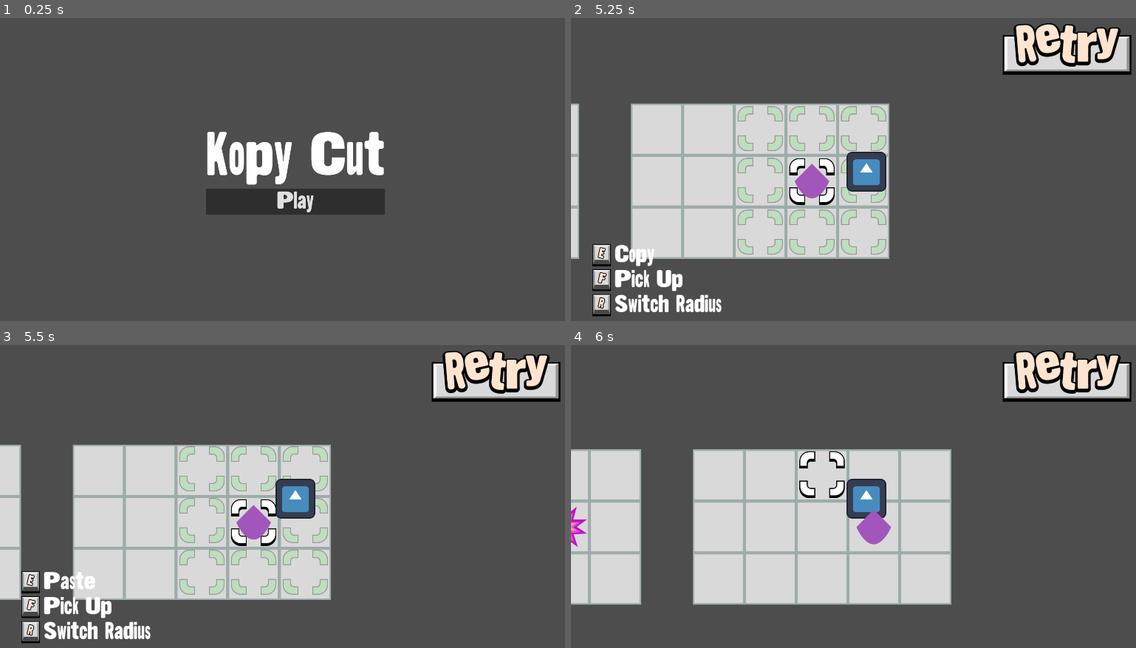
Above: before the commit, frames 1-4 (two rows, left to right).
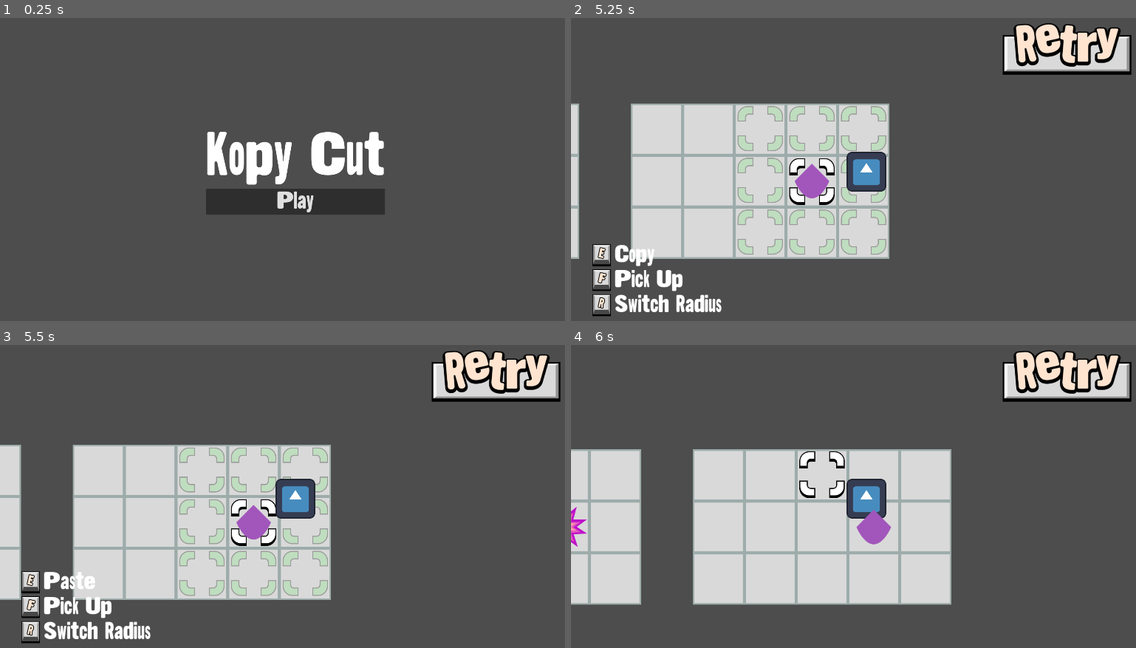
Above: after the commit, the same moments.

Repository: MRafliRasyiidin/kopycut
Game: Godot game, scene res://scenes/menu.tscn
Same seed, same stepped clock (60 frames per second), same inputs: the game is played once before the commit and once after it. The engine's default icon, where the game draws it, is replaced by a stand-in: a white triangle on a blue panel in a dark square.
Inputs (mouse positions are in pixels of both pictures, inside the frame that each line leads up to):
- Up to frame 1 (0.25 s): no input
- Up to frame 2 (5.25 s): click "Play" at 0.5 s; click (1068, 48) at 1.25 s; tap Enter at 2 s; hold D (move_right) 2.03-2.78 s; hold C (copy) 2.03-2.78 s; tap X (cut) at 2.3, 2.85 s; hold S (move_down) 2.78-3.53 s; tap V (paste) at 3.05 s; hold D (move_right) 3.53-4.28 s; hold V (paste) 3.53-4.28 s; tap F (pick) at 3.8, 4.35 s; hold W (move_up) 4.28-5.03 s; tap R (radius) at 4.55 s; hold A (move_left) from 5.03 s (still down); hold R (radius) from 5.03 s (still down)
- Up to frame 3 (5.5 s): keep holding A (move_left); keep holding R (radius); tap C (copy) at 5.3 s
- Up to frame 4 (6 s): keep holding A (move_left); release R (radius) at 5.78 s; tap C (copy) at 5.85 s

Frames 1-2 are identical in both runs. In frame 3, 1.1% of the frame differs, in the area x 31-59%, y 33-83%; in frame 4, nothing differs.

Commit message:
feat: cut function, adjusted pickup and paste functions to support both cut and copy moves

Diff:
--- a/scripts/player.gd
+++ b/scripts/player.gd
@@ -47,6 +47,11 @@
 	"pos": []
 }
 var saved:bool = false
+
+var cut_pending: bool = false
+var cut_tiles: Array[Vector2i] = []
+var preview_mode: String = "copy"
+var paste_mode: String = "copy"
 
 func _ready() -> void:
 
@@ -132,8 +137,8 @@
 		pickup()
 	if event.is_action_pressed("copy"):
 		copy()
-	#if event.is_action_pressed("cut"):
-		#cut()
+	if event.is_action_pressed("cut"):
+		cut()
 	if event.is_action_pressed("paste"):
 		paste()
 	if event.is_action_pressed("radius"):
@@ -188,6 +193,18 @@
 					print("PICKED: ", object_held)
 					pickables_layer.set_cell(coords, -1)
 					holding = true
+
+					# Execute the cut removal when picking up after cut
+					if cut_pending:
+						for layer: TileMapLayer in layers.values():
+							if layer.name == "pickables":
+								continue
+							for cell in cut_tiles:
+								layer.set_cell(cell, -1)
+						cut_pending = false
+						cut_tiles.clear()
+						# NOTE: Do NOT reset paste_mode here - it needs to stay "cut" for paste
+						print("Cut tiles removed")
 				else:
 					print("No tile found under player on 'pickables' layer.")
 					holding = false
@@ -198,6 +215,7 @@
 
 func _tooltip():
 	var coords: Vector2i = map.local_to_map(marker.global_position)
+	var player_tile: Vector2i = map.local_to_map(global_position)
 	var x = layers["pickables"].get_cell_source_id(coords)
 
 	update_disk_radius(coords)
@@ -205,7 +223,15 @@
 	if x != -1:
 		if show_tooltip:
 			show_tooltip = false
-			for r in disk_radius:
+
+			# Choose which tiles to preview based on mode
+			var preview_tiles: Array[Vector2i]
+			if preview_mode == "cut":
+				preview_tiles = get_opposite_tiles(player_tile, coords)
+			else:
+				preview_tiles.assign(disk_radius)  # Copy mode shows all 8 tiles
+
+			for r in preview_tiles:
 				var expand = preload("res://misc/expand.tscn").instantiate()
 				tooltip.add_child(expand)
 				expand.global_position = map.map_to_local(r)
@@ -228,6 +254,13 @@
 	if layers["pickables"].get_cell_source_id(coords) == -1:
 		print("No Quanta Disk found!")
 		return
+
+	# Reset cut state if switching to copy
+	cut_pending = false
+	cut_tiles.clear()
+	preview_mode = "copy"
+	paste_mode = "copy"  # THIS IS KEY - set paste mode to copy
+	clear_tooltip()
 
 	saved_disk.clear()
 	for layer: TileMapLayer in layers.values():
@@ -246,10 +279,40 @@
 		saved_disk.append(data)
 	saved = true
 	controls.label.text = "Paste"
-	print("Saved surroundings")
-
-func paste():
-	var player_tile = map.local_to_map(global_position)
+	print("Copy mode - paste_mode set to: ", paste_mode)
+
+func get_opposite_tiles(player_tile: Vector2i, disk_tile: Vector2i) -> Array[Vector2i]:
+	var tiles: Array[Vector2i] = []
+	var diff = player_tile - disk_tile
+
+	# Player is to the LEFT of disk (tile 4) -> cut RIGHT side (3, 6, 9)
+	if diff.x < 0 and diff.y == 0:
+		tiles.append(disk_tile + Vector2i(1, -1))  # top-right
+		tiles.append(disk_tile + Vector2i(1, 0))   # right
+		tiles.append(disk_tile + Vector2i(1, 1))   # bottom-right
+	# Player is to the RIGHT of disk (tile 6) -> cut LEFT side (1, 4, 7)
+	elif diff.x > 0 and diff.y == 0:
+		tiles.append(disk_tile + Vector2i(-1, -1)) # top-left
+		tiles.append(disk_tile + Vector2i(-1, 0))  # left
+		tiles.append(disk_tile + Vector2i(-1, 1))  # bottom-left
+	# Player is ABOVE disk (tile 2) -> cut BOTTOM side (7, 8, 9)
+	elif diff.y < 0 and diff.x == 0:
+		tiles.append(disk_tile + Vector2i(-1, 1))  # bottom-left
+		tiles.append(disk_tile + Vector2i(0, 1))   # bottom
+		tiles.append(disk_tile + Vector2i(1, 1))   # bottom-right
+	# Player is BELOW disk (tile 8) -> cut TOP side (1, 2, 3)
+	elif diff.y > 0 and diff.x == 0:
+		tiles.append(disk_tile + Vector2i(-1, -1)) # top-left
+		tiles.append(disk_tile + Vector2i(0, -1))  # top
+		tiles.append(disk_tile + Vector2i(1, -1))  # top-right
+	else:
+		# Player is diagonal or on the disk - don't cut
+		print("Player must be directly adjacent (not diagonal) to cut!")
+
+	return tiles
+
+func cut():
+	var player_tile: Vector2i = map.local_to_map(global_position)
 	var coords: Vector2i = map.local_to_map(marker.global_position)
 	update_disk_radius(coords)
 
@@ -257,27 +320,84 @@
 		print("No Quanta Disk found!")
 		return
 
-	if saved:  # Load
-		for data: Dictionary in saved_disk:
-			var layer: TileMapLayer = data["layer"]
-			var source = data["source_id"]
-			var atlas = data["atlas"]
-			var alt = data["alt"]
-			var pos = data["pos"]
-
-			for i in pos.size():
-				layer.set_cell(coords + pos[i], source[i], atlas[i], alt[i])
-
-		saved = false
-		saved_disk.clear()
-		saved_layer = {
-			"layer": "",
+	# Get the 3 tiles opposite to the player
+	cut_tiles = get_opposite_tiles(player_tile, coords)
+
+	if cut_tiles.is_empty():
+		return
+
+	# Save only the 3 cut tiles (not the full radius like copy)
+	saved_disk.clear()
+	for layer: TileMapLayer in layers.values():
+		var data: Dictionary = {
+			"layer": layer,
 			"source_id": [],
 			"atlas": [],
 			"alt": [],
 			"pos": []
 		}
-		print("Loaded surroundings")
+		for cell in cut_tiles:
+			data["source_id"].append(layer.get_cell_source_id(cell))
+			data["atlas"].append(layer.get_cell_atlas_coords(cell))
+			data["alt"].append(layer.get_cell_alternative_tile(cell))
+			data["pos"].append(cell - coords)
+		saved_disk.append(data)
+
+	saved = true
+	cut_pending = true
+	preview_mode = "cut"  # Switch to cut preview
+	paste_mode = "cut"  # Paste will use opposite tiles
+	clear_tooltip()  # Force tooltip refresh
+	controls.label.text = "Paste"
+	print("Cut prepared - pick up disk to remove tiles: ", cut_tiles)
+
+func paste():
+	var player_tile = map.local_to_map(global_position)
+	var coords: Vector2i = map.local_to_map(marker.global_position)
+	update_disk_radius(coords)
+
+	if layers["pickables"].get_cell_source_id(coords) == -1:
+		print("No Quanta Disk found!")
+		return
+
+	if saved:
+		print("Pasting with paste_mode: ", paste_mode)
+
+		if paste_mode == "cut":
+			# Cut-paste: place tiles on opposite side of player
+			var paste_tiles = get_opposite_tiles(player_tile, coords)
+
+			if paste_tiles.is_empty():
+				return
+
+			for data: Dictionary in saved_disk:
+				var layer: TileMapLayer = data["layer"]
+				var source = data["source_id"]
+				var atlas = data["atlas"]
+				var alt = data["alt"]
+
+				for i in min(paste_tiles.size(), source.size()):
+					layer.set_cell(paste_tiles[i], source[i], atlas[i], alt[i])
+
+			print("Pasted to opposite side (cut mode)")
+		else:
+			# Copy-paste: use original relative positions
+			for data: Dictionary in saved_disk:
+				var layer: TileMapLayer = data["layer"]
+				var source = data["source_id"]
+				var atlas = data["atlas"]
+				var alt = data["alt"]
+				var pos = data["pos"]
+
+				for i in pos.size():
+					layer.set_cell(coords + pos[i], source[i], atlas[i], alt[i])
+
+			print("Pasted with relative positions (copy mode)")
+
+		saved = false
+		saved_disk.clear()
+		paste_mode = "copy"  # Reset to default
+		preview_mode = "copy"
 
 		if not is_tile_free(player_tile):
 			print("Player stuck! Searching for free tile...")
